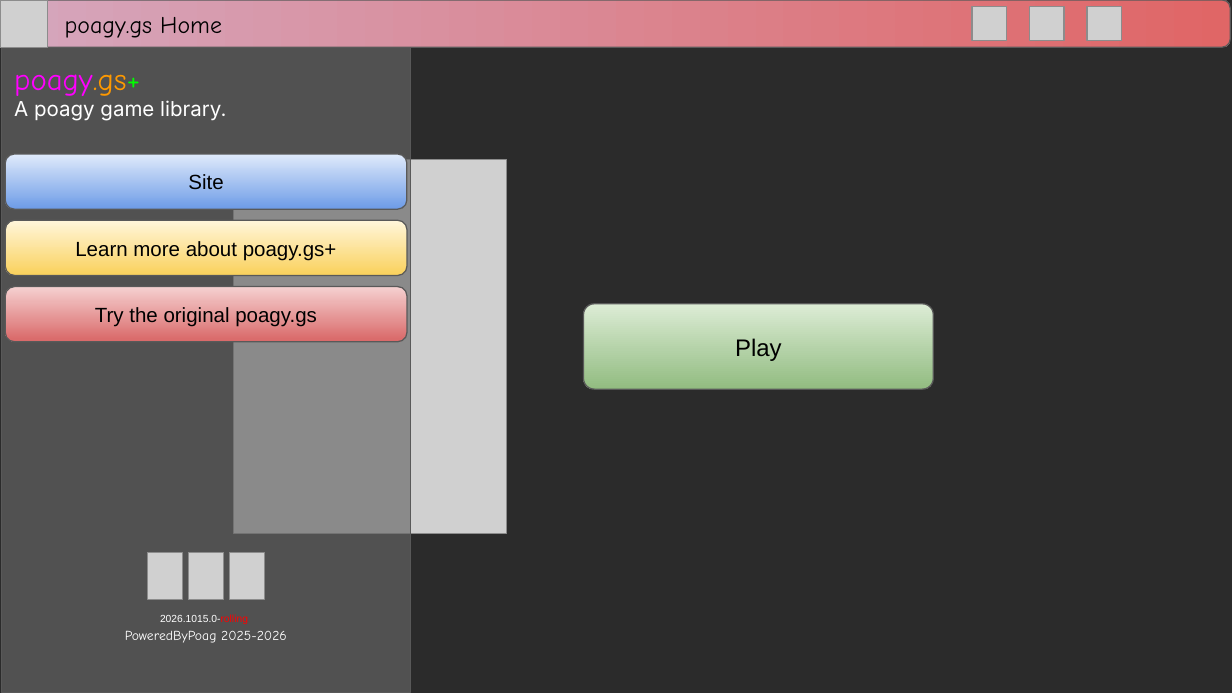
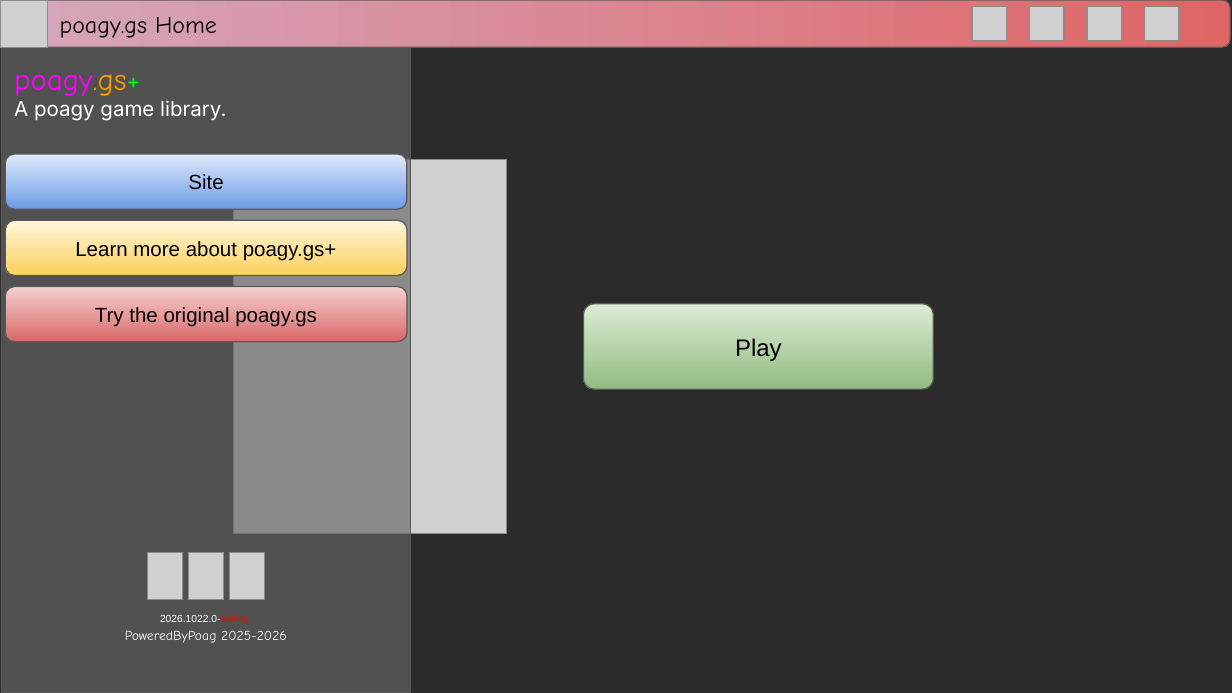
Before and after one commit to RitPigDev/poagy.gs-plus, a slide deck: slide 12 of poagy.gs+.pptx (slide 11 before the commit). Drawn at 1232x693 pixels with LibreOffice and Linux fonts; fonts in the diff are those of the drawing; grey boxes stand for pictures; background and template pictures are left out; a plain dark background stands for a picture behind light text. Boxes give left, top, right and bottom in pixels: in the first picture for what was removed or moved away, otherwise in the second. Text is boxed around its words. In the diff, an @@ line names an element or a change of style, - is before the commit and + after.

```diff
--- a/poagy.gs+.pptx
+++ b/poagy.gs+.pptx
@@ rounded rectangle added at [1,0,1230,47], fill gradient #D5A6BD to #E06666, outline #595959 0.75 pt @@
@@ text "poagy.gs Home": place and size @@
-text "poagy.gs Home" at [1,0,1230,47]
+text "poagy.gs Home" at [60,17,217,38]
@@ text "poagy.gs Home" at [60,17,217,38]: fill gradient #D5A6BD to #E06666 to none; outline #595959 0.75 pt to none @@
@@ picture added at [1145,6,1179,41] @@
@@ text at [160,614,248,624]: text changed @@
-2026.1015.0-rolling
+2026.1022.0-rolling
```
Also in this commit, not shown: 11 other slides changed, 2 slides added, 1 slide removed.
